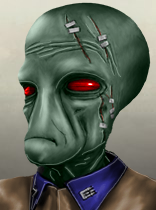
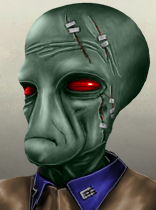
Layered file, before and after one edit (156 x 210). Changes by layer:
painted on "Layer 4" over [25, 139, 105, 182]
